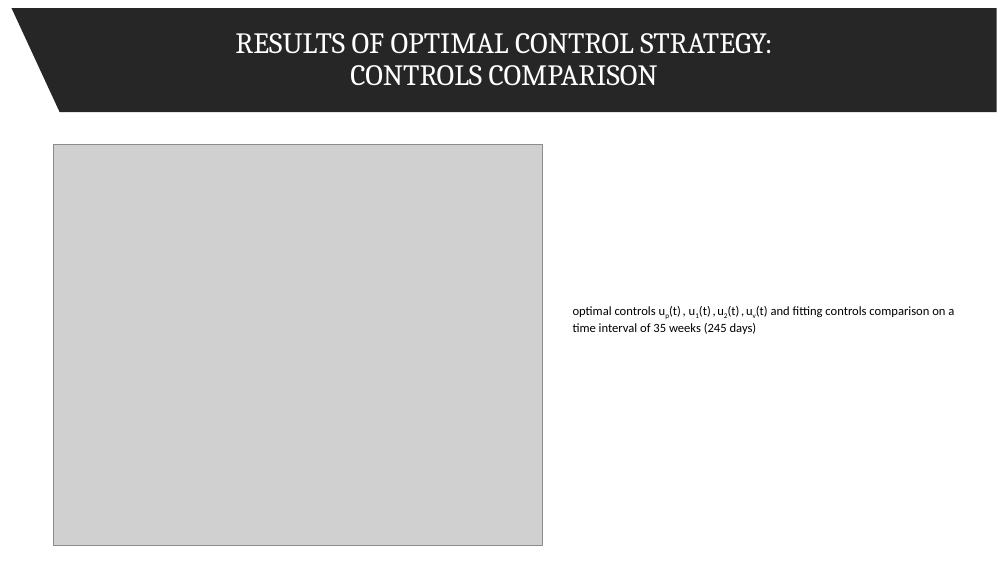
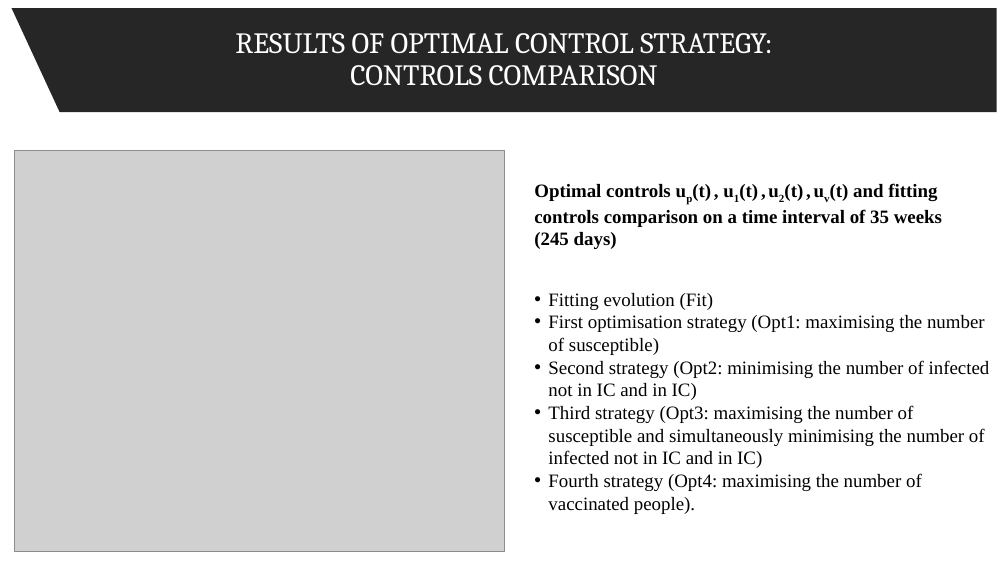
Before and after one commit to spbisc97/covid-optimal-control, a slide deck: slide 19 of PowerPoint/Optimal control strategies to prevent the hospital beds collapse during COVID-19 outbreak.pptx. Drawn at 1008x567 pixels with LibreOffice and Linux fonts; fonts in the diff are those of the drawing; grey boxes stand for pictures. Boxes give left, top, right and bottom in pixels: in the first picture for what was removed or moved away, otherwise in the second. Text is boxed around its words. In the diff, an @@ line names an element or a change of style, - is before the commit and + after.

```diff
--- a/PowerPoint/Optimal control strategies to prevent the hospital beds collapse during COVID-19 outbreak.pptx
+++ b/PowerPoint/Optimal control strategies to prevent the hospital beds collapse during COVID-19 outbreak.pptx
@@ picture moved from (x1=54, y1=145, x2=543, y2=546) to (x1=14, y1=151, x2=504, y2=552) @@
@@ text at (x1=534, y1=183, x2=942, y2=249): text changed; size 12 to 18 pt; font Calibri to Times New Roman; bold on @@
-optimal controls up(t) , u1(t) , u2(t) , uv(t) and fitting controls comparison on a time interval of 35 weeks (245 days)
+Optimal controls up(t) , u1(t) , u2(t) , uv(t) and fitting controls comparison on a time interval of 35 weeks (245 days)
@@ text added at (x1=548, y1=293, x2=990, y2=514), 18 pt, text #000000 @@
+• Fitting evolution (Fit)
+• First optimisation strategy (Opt1: maximising the number of susceptible)
+• Second strategy (Opt2: minimising the number of infected not in IC and in IC)
+• Third strategy (Opt3: maximising the number of susceptible and simultaneously minimising the number of infected not in IC and in IC)
+• Fourth strategy (Opt4: maximising the number of vaccinated people).
```
Also in this commit, not shown: 9 other slides changed, 3 slides removed, 1 other file.
